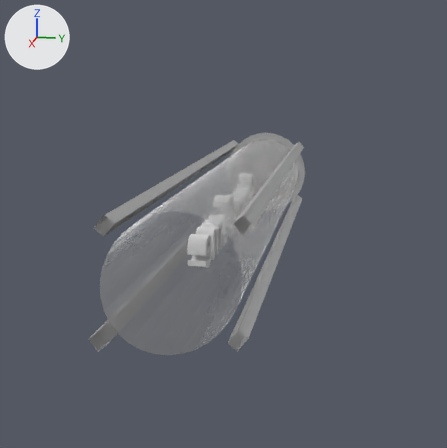
Renders of the Blender file Models/Menu_StartGame.blend from each side of a commit.
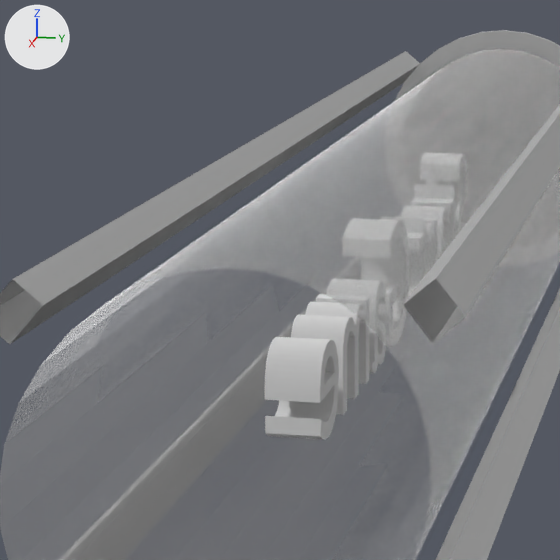
There are two pictures of each version: one whole from a 50 mm camera at (10.62, 2.03, 2.5) aimed at (0.05, -0.08, -0.14), one close up on the part from 22% to 64% of the width and 27% to 69% of the height. Every picture has the same lights, and +X, +Y and +Z are marked at upper left. Everything nearer to the camera than a plane just in front of the edit is cut away.

Names of what the first close-up shows: 'Cube', 'Text'.
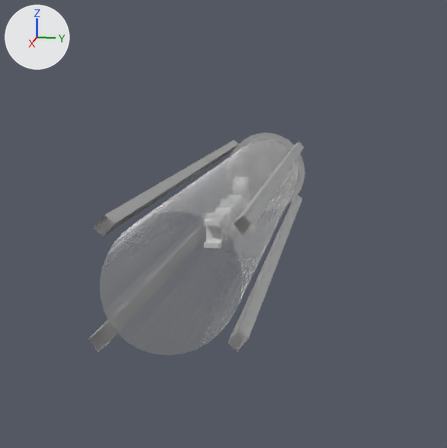
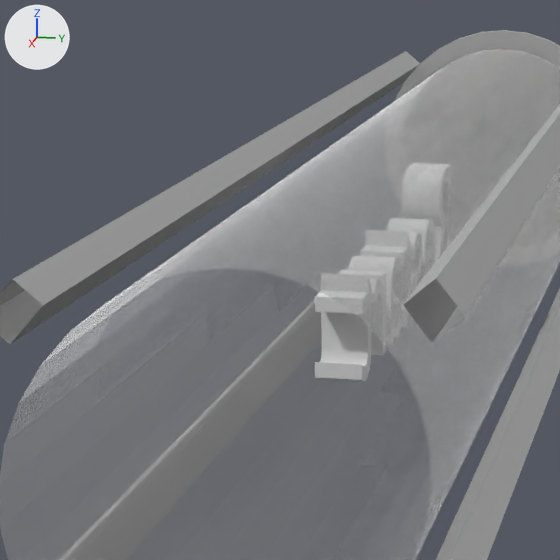
What differs and where, as boxes [x1, y1, x2, y2] in the close-ups (560 x 560 px):
'Text', reshaped
    before: [265, 294, 386, 439]
    after: [315, 292, 386, 381]
part 1 of me_cutext, rebuilt
    before: [369, 327, 386, 373]
    after: [371, 329, 386, 355]
part 2 of me_cutext, added
    after: [315, 292, 371, 381]
part 3 of me_cutext, deleted
    before: [265, 337, 339, 439]
part 4 of me_cutext, deleted
    before: [291, 294, 369, 415]

Edits to the bpy script that builds the scene:
```text
Change me_cutext:
    used by ob_text; location = (0.0, 0.0, 0.0); rotation_euler = (1.571, 0.0, 0.0), in degrees (90, 0, 0)
    remove me_cutext.from_pydata(...)  # 1898 vertices, 2823 faces; spans x -2.16..2.41, y -0.25..0.45, z -0.13..0.13
    add me_cutext.from_pydata(...)  # 1344 vertices, 2000 faces; spans x -1.47..1.41, y -0.23..0.46, z -0.12..0.12
    me_cutext part 1: the loose piece of 348 vertices spanning x 0.79..1.17, y -0.25..0.22, z -0.13..0.13 is rebuilt with 110 vertices and now spans x 0.75..1.08, y -0.22..0.24, z -0.12..0.12
    me_cutext part 2: a new loose piece of 116 vertices spanning x 1.08..1.41, y -0.23..0.32, z -0.12..0.12, in mat_gray_letters (white #e7e7e7)
    me_cutext part 3: the loose piece of 198 vertices spanning x 2.0..2.41, y -0.25..0.22, z -0.13..0.13 is deleted
    me_cutext part 4
    214 vertices are removed from x 1.25..1.9, y -0.24..0.22, z -0.13..0.13
    317 faces are deleted
```
